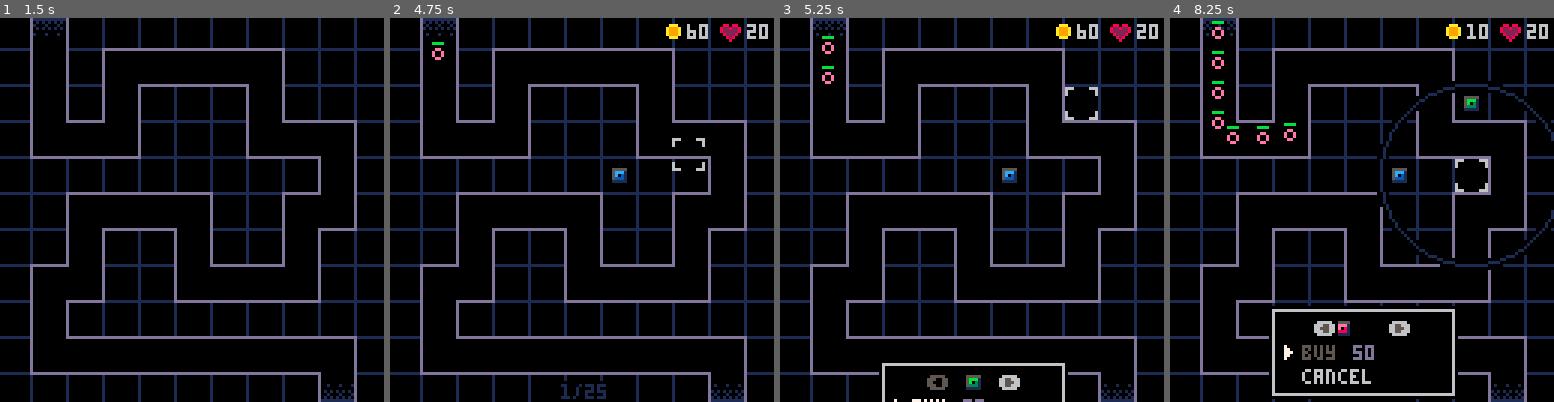
Above: before the commit, frames 1-4 (left to right).
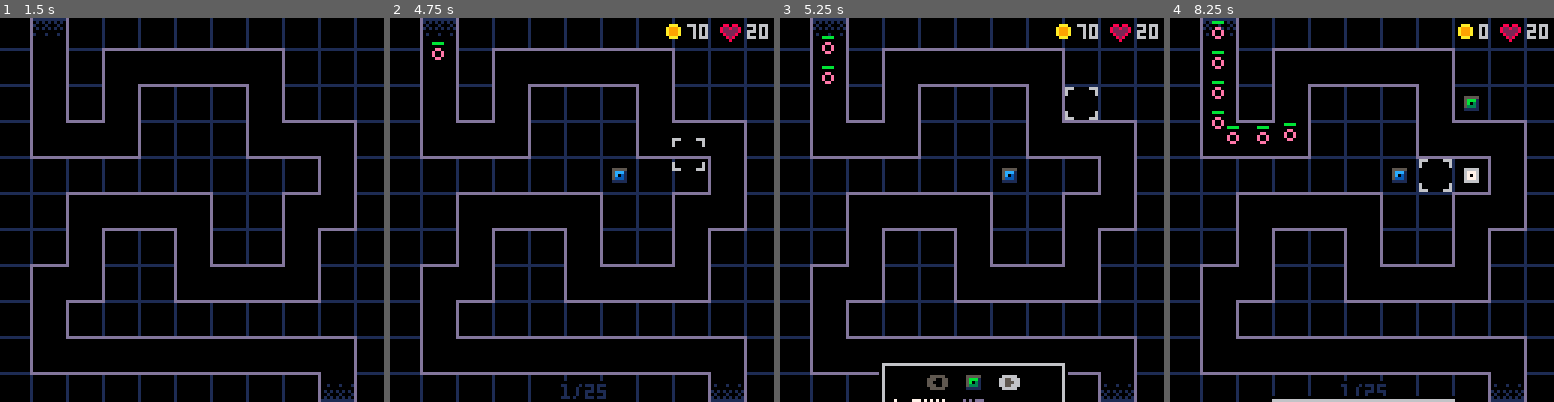
Above: after the commit, the same moments.

Repository: beardedsakimonkey/pixel_td.p8
Game: PICO-8 cartridge pixel_td.p8
Same seed, same stepped clock (60 frames per second), same inputs: the game is played once before the commit and once after it.
Inputs:
- Up to frame 1 (1.5 s): tap X (X key) at 0.33, 1.07 s; tap O (Z key) at 0.7 s
- Up to frame 2 (4.75 s): hold Right 1.6-2.1 s; tap O (Z key) every 0.4 s from 1.7 to 4.5 s; tap X (X key) at 1.85, 2.97, 4.08 s; hold Up 2.15-2.42 s; hold Right 2.47-3.03 s; hold Left 3.08-3.58 s; hold Down 3.63-3.97 s; hold Right 4.02-4.68 s; hold Up from 4.73 s (still down)
- Up to frame 3 (5.25 s): tap O (Z key) at 4.9 s; release Up at 5.03 s; hold Left from 5.08 s (still down); tap X (X key) at 5.2 s
- Up to frame 4 (8.25 s): tap O (Z key) every 0.4 s from 5.3 to 8.1 s; release Left at 5.68 s; hold Down 5.73-6.03 s; hold Right 6.08-6.58 s; tap X (X key) at 6.32, 7.43 s; hold Right 6.63-7.13 s; hold Up 7.18-7.45 s; hold Right 7.5-8.07 s; hold Left from 8.12 s (still down)

Frame 1 is identical in both runs. In frame 2, less than 0.1% of the frame differs, in the area x 77-80%, y 1-6%; in frame 3, less than 0.1%; in frame 4, 5.5%, in the area x 25-100%, y 1-100%.

Commit message:
tune towers

Diff:
--- a/core.lua
+++ b/core.lua
@@ -66,20 +66,20 @@
 -- Note: `sell` prices computed in init()
 tower_cfg = {
     -- level 1
-    {dmg=0.2, range=30,                           buy=50, upg=30}, -- green
-    {dmg=2,   range=30, atkspd=40, max_bullets=1, buy=50, upg=30}, -- red
-    {dmg=1,   range=30, atkspd=80, max_bullets=1, buy=40, upg=30}, -- blue
+    {dmg=0.2, range=30,                           buy=40, upg=40}, -- green
+    {dmg=2.2, range=30, atkspd=40, max_bullets=1, buy=40, upg=40}, -- red
+    {dmg=1,   range=30, atkspd=80, max_bullets=1, buy=30, upg=30}, -- blue
     -- level 2
     {dmg=0.4, range=32,                           upg=40}, -- green
-    {dmg=2,   range=32, atkspd=40, max_bullets=2, upg=40}, -- red
+    {dmg=2.4, range=32, atkspd=40, max_bullets=2, upg=40}, -- red
     {dmg=2,   range=32, atkspd=70, max_bullets=2, upg=40}, -- blue
     -- level 3
     {dmg=0.6, range=34,                           upg=50}, -- green
-    {dmg=2,   range=34, atkspd=40, max_bullets=3, upg=50}, -- red
+    {dmg=2.6, range=34, atkspd=40, max_bullets=3, upg=50}, -- red
     {dmg=3,   range=34, atkspd=60, max_bullets=3, upg=50}, -- blue
     -- level 4
     {dmg=0.8, range=36},                           -- green
-    {dmg=2,   range=36, atkspd=40, max_bullets=4}, -- red
+    {dmg=2.8, range=36, atkspd=40, max_bullets=4}, -- red
     {dmg=4,   range=36, atkspd=50, max_bullets=4}, -- blue
 }
 
@@ -138,7 +138,6 @@
 -- UPDATE
 --------------------------------------------------------------------------------
 function _update60()
-    -- debug_msgs = {}
     if screen == 'title' then
         update_title()
         -- if screen changed to 'game', continue with the update function
@@ -234,10 +233,8 @@
     end
 
     -- Draw wave count
-    do
-        local str = wave .. '/' .. #waves
-        print_outlined(str, hcenter(str), 122, DarkBlue)
-    end
+    local wave_str = wave .. '/' .. #waves
+    print_outlined(wave_str, hcenter(wave_str), 122, DarkBlue)
 
     draw_path(0)
     draw_towers()
@@ -248,11 +245,8 @@
 
     -- Draw bonuses
     for i, bonus in ipairs(bonuses) do
-        local s
-        if     bonus == 'INTEREST' then s = 35
-        elseif bonus == 'DAMAGE' then s = 36
-        elseif bonus == 'RANGE' then s = 37 end
-        spr(s, 2+12*(i-1), 122)
+        spr(bonus == 'INTEREST' and 35 or bonus == 'DAMAGE' and 36 or 37,
+            2+12*(i-1), 122)
     end
 
     buy_menu:draw()
@@ -263,20 +257,11 @@
     camera() -- things drawn below will not be affected by screen shake
     draw_stats()
 
-    if game_over then
-        if game_over == 'lost' then
-            draw_game_over('game over', Red)
-        else
-            draw_game_over('you win', Orange)
-        end
-    end
-
-    -- Draw debug messages
-    -- color(LightGray)
-    -- cursor(2, 2)
-    -- for msg in all(debug_msgs) do
-    --     print(msg)
-    -- end
+    if game_over == 'lost' then
+        draw_game_over('game over', Red)
+    elseif game_over == 'won' then
+        draw_game_over('you win', Orange)
+    end
 end
 
 function draw_path(t)
@@ -389,7 +374,3 @@
         pal(0)
     end
 end
-
--- function debug(msg)
---     add(debug_msgs, msg)
--- end
